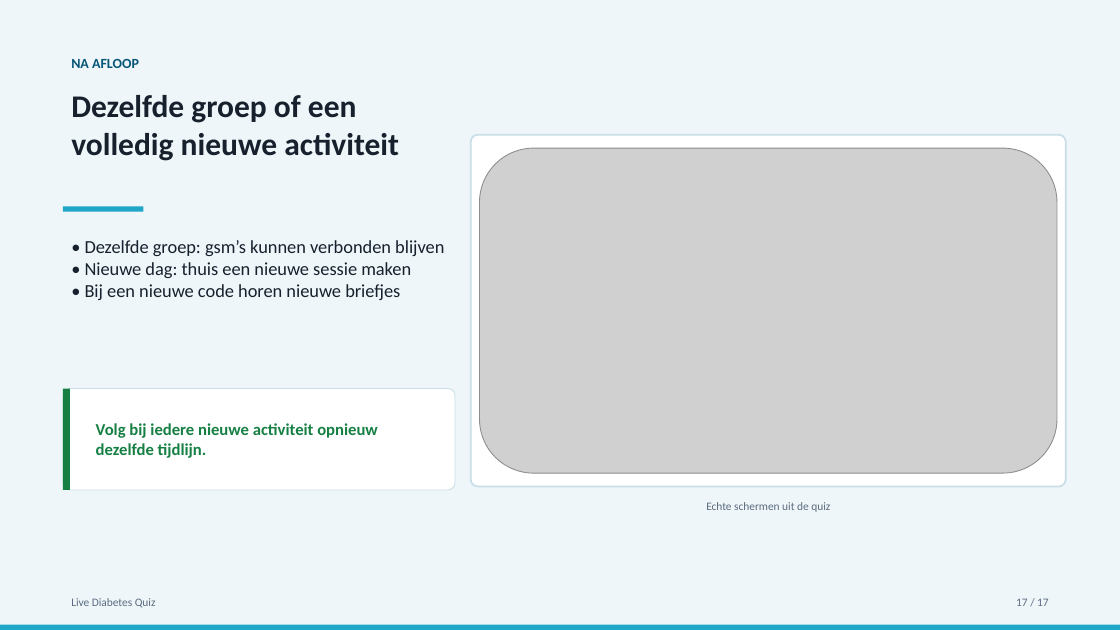
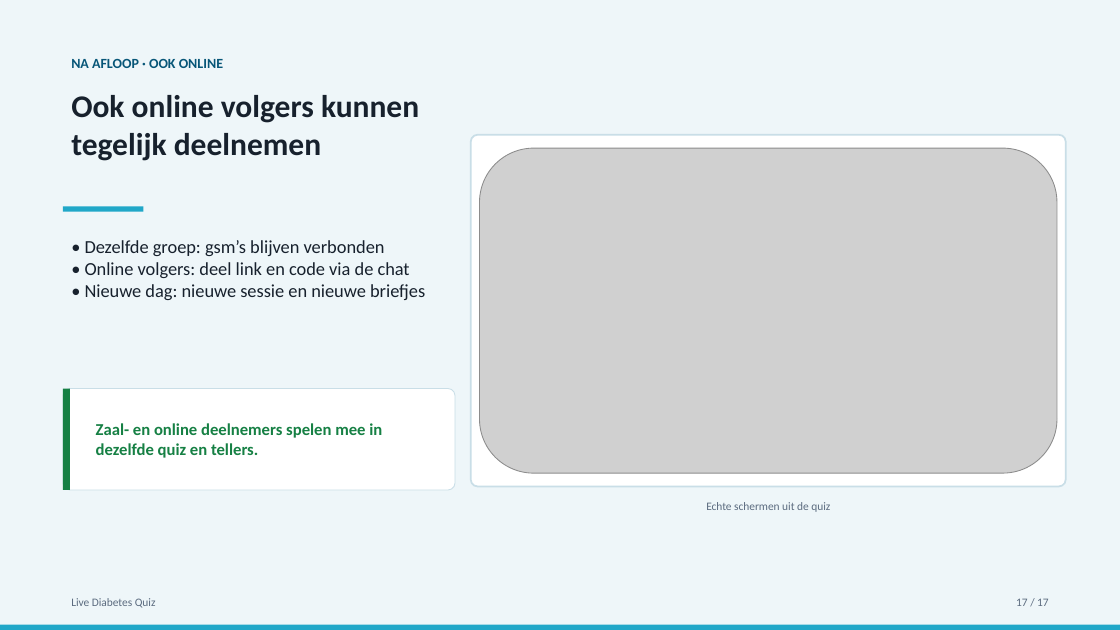
Before and after one commit to Fredje4711/live-diabetes-quiz, a slide deck: slide 17 of video-handleiding/Live-Diabetes-Quiz-storyboard.pptx. Drawn at 1120x630 pixels with LibreOffice and Linux fonts; fonts in the diff are those of the drawing; grey boxes stand for pictures. Boxes give left, top, right and bottom in pixels: in the first picture for what was removed or moved away, otherwise in the second. Text is boxed around its words. In the diff, an @@ line names an element or a change of style, - is before the commit and + after.

Commit message:
Voeg online deelname toe aan videohandleiding

```diff
--- a/video-handleiding/Live-Diabetes-Quiz-storyboard.pptx
+++ b/video-handleiding/Live-Diabetes-Quiz-storyboard.pptx
@@ text at [71, 59, 223, 68]: text changed @@
-NA AFLOOP
+NA AFLOOP · OOK ONLINE
@@ text at [71, 95, 419, 161]: text changed @@
-Dezelfde groep of een volledig nieuwe activiteit
+Ook online volgers kunnen tegelijk deelnemen
@@ text at [85, 240, 425, 300]: text changed @@
-• Dezelfde groep: gsm’s kunnen verbonden blijven
-• Nieuwe dag: thuis een nieuwe sessie maken
-• Bij een nieuwe code horen nieuwe briefjes
+• Dezelfde groep: gsm’s blijven verbonden
+• Online volgers: deel link en code via de chat
+• Nieuwe dag: nieuwe sessie en nieuwe briefjes
@@ text at [96, 423, 382, 458]: text changed @@
-Volg bij iedere nieuwe activiteit opnieuw dezelfde tijdlijn.
+Zaal- en online deelnemers spelen mee in dezelfde quiz en tellers.
```
Also in this commit, not shown: 2 other files.
